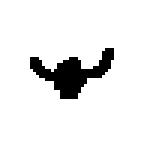
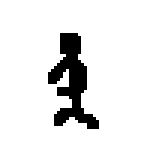
Layer changes from the first 150x150 image to the second:
painted on "Layer" over [30,33,114,129]
